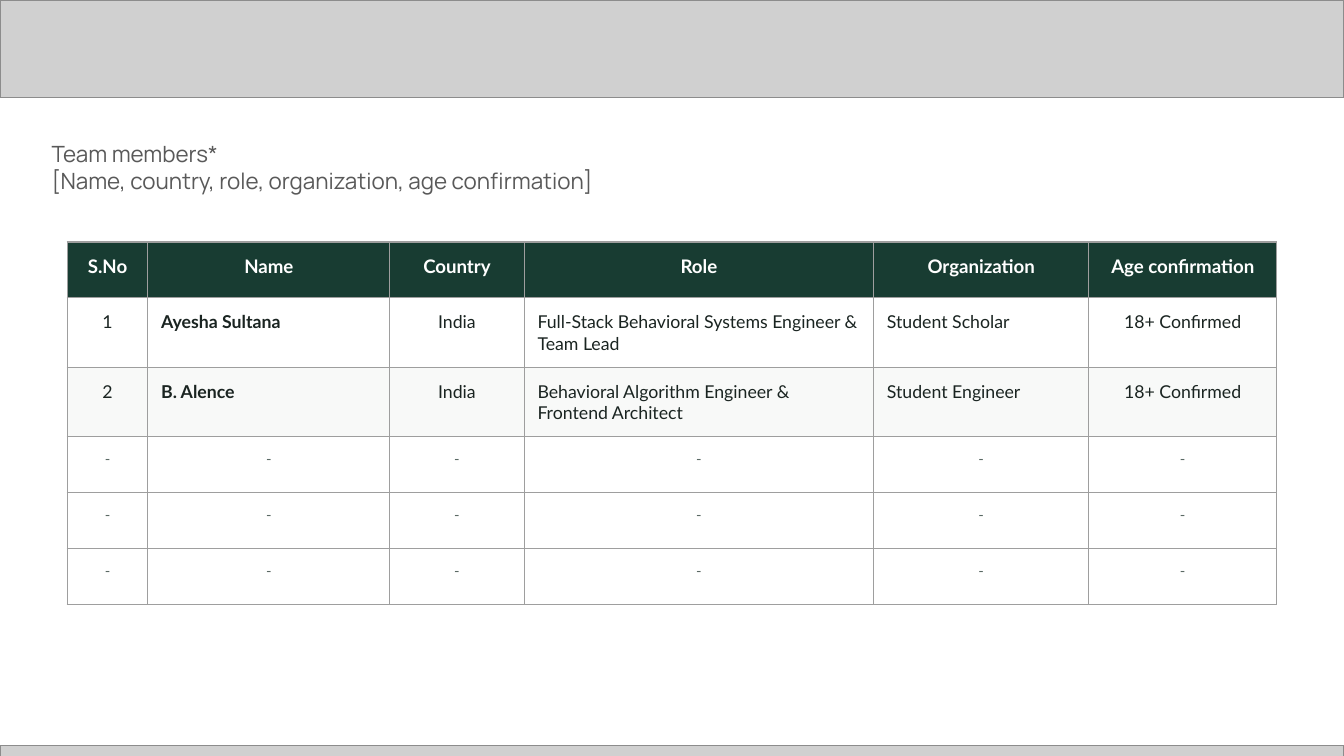
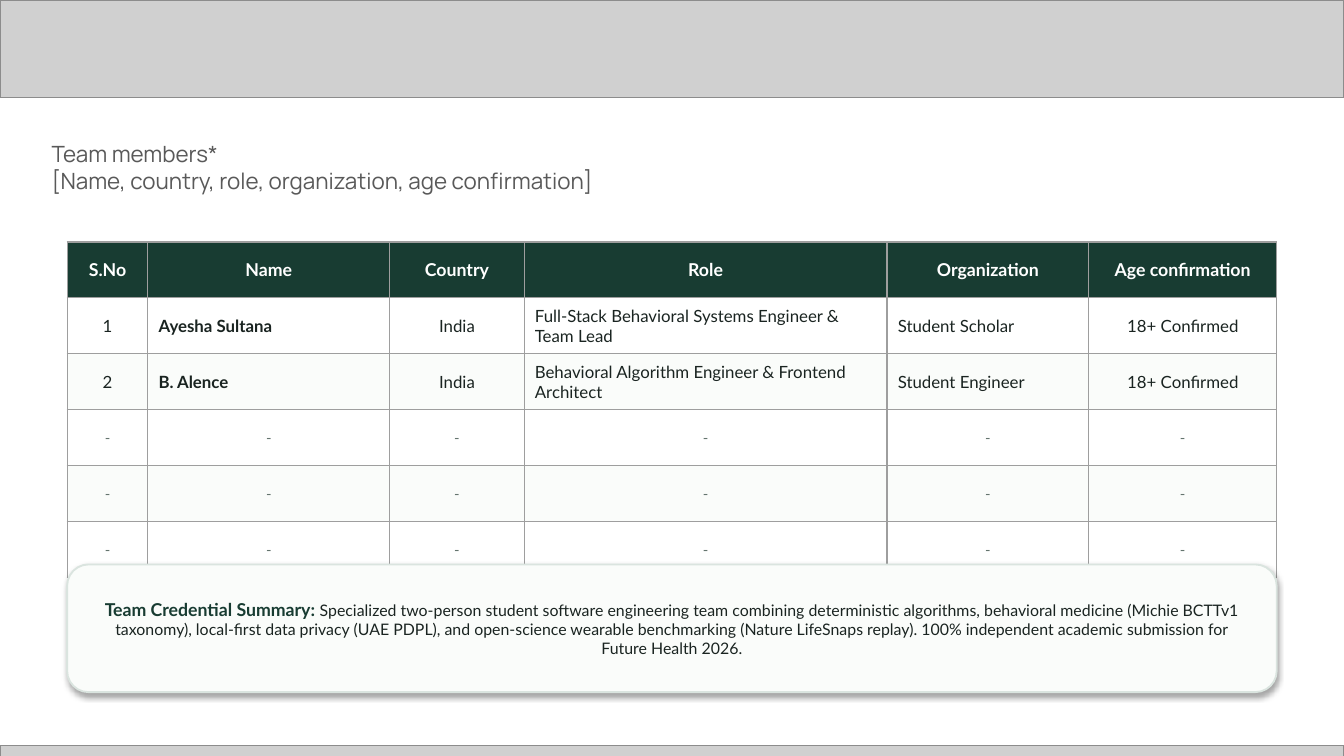
Before and after one commit to misterA-2406/well-sync, a slide deck: slide 2 of docs/WellSync_Future_Health_Submission_Pitch_Deck.pptx. Drawn at 1344x756 pixels with LibreOffice and Linux fonts; fonts in the diff are those of the drawing; grey boxes stand for pictures. Boxes give left, top, right and bottom in pixels: in the first picture for what was removed or moved away, otherwise in the second. Text is boxed around its words. In the diff, an @@ line names an element or a change of style, - is before the commit and + after.

```diff
--- a/docs/WellSync_Future_Health_Submission_Pitch_Deck.pptx
+++ b/docs/WellSync_Future_Health_Submission_Pitch_Deck.pptx
@@ table at (x1=67, y1=242, x2=1277, y2=538) @@
@@ fill #F8F9F8 to #FAFCFA in row 3 @@
@@ fill none to #FFFFFF in 12 cells @@
@@ fill none to #FAFCFA in row 5 @@
@@ size 10 to 9.5 pt in "S.No", "Name", "Country", "Role" and 2 more places @@
@@ size 9.5 to 9 pt in "1", "Ayesha Sultana", "India", "Full-Stack Behavioral Systems Engineer & Team Lead" and 8 more places @@
@@ text colour #5A6964 to #64746E in "-", "-", "-", "-" and 14 more places @@
@@ rounded rectangle added at (x1=67, y1=564, x2=1277, y2=692), fill #FAFCFA, outline #DAE4DF 1 pt, 8.5 pt, text #1A2421 @@
+Team Credential Summary: Specialized two-person student software engineering team combining deterministic algorithms, behavioral medicine (Michie BCTTv1 taxonomy), local-first data privacy (UAE PDPL), and open-science wearable benchmarking (Nature LifeSnaps replay). 100% independent academic submission for Future Health 2026.
```
Also in this commit, not shown: 15 other slides changed, 2 other files.
